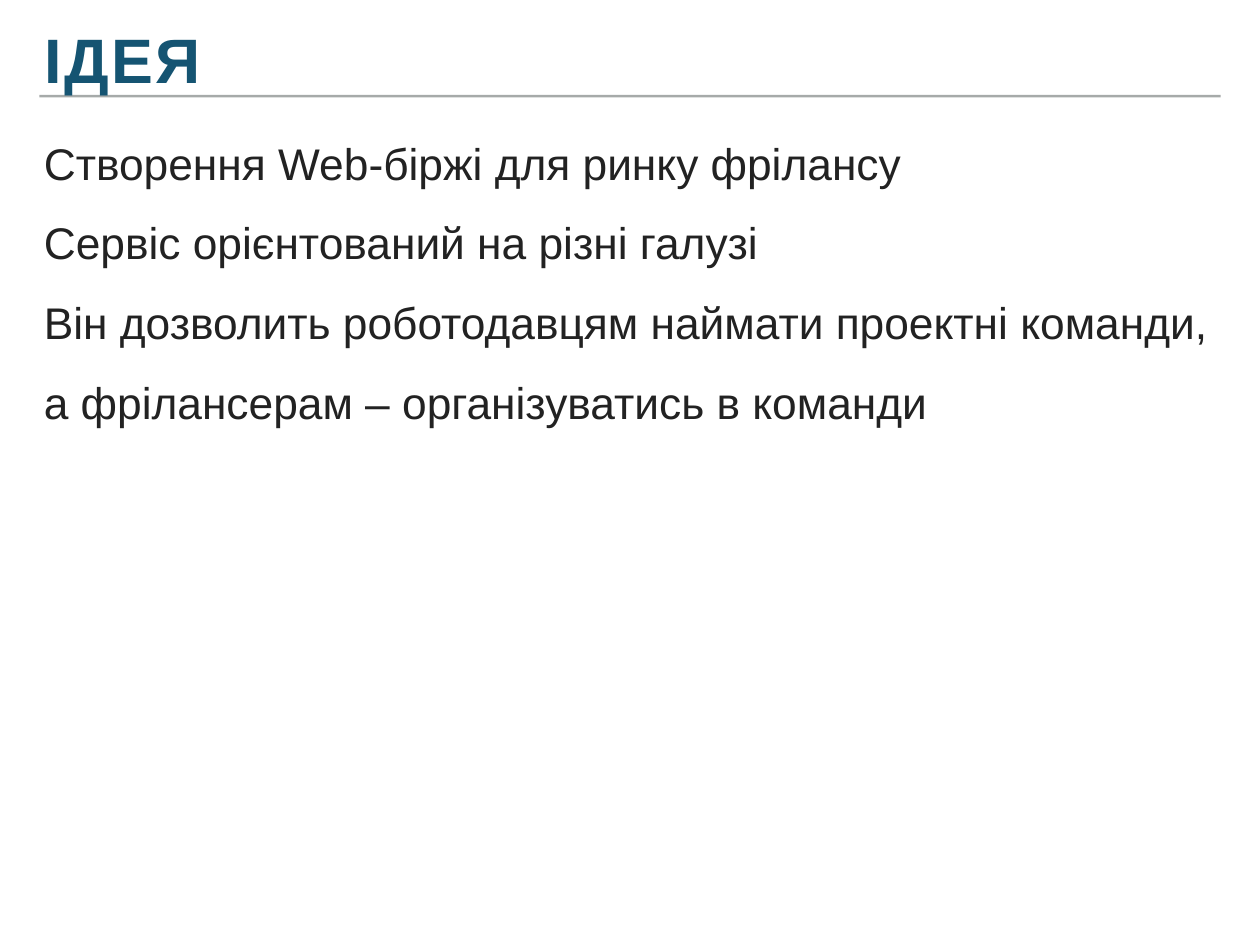
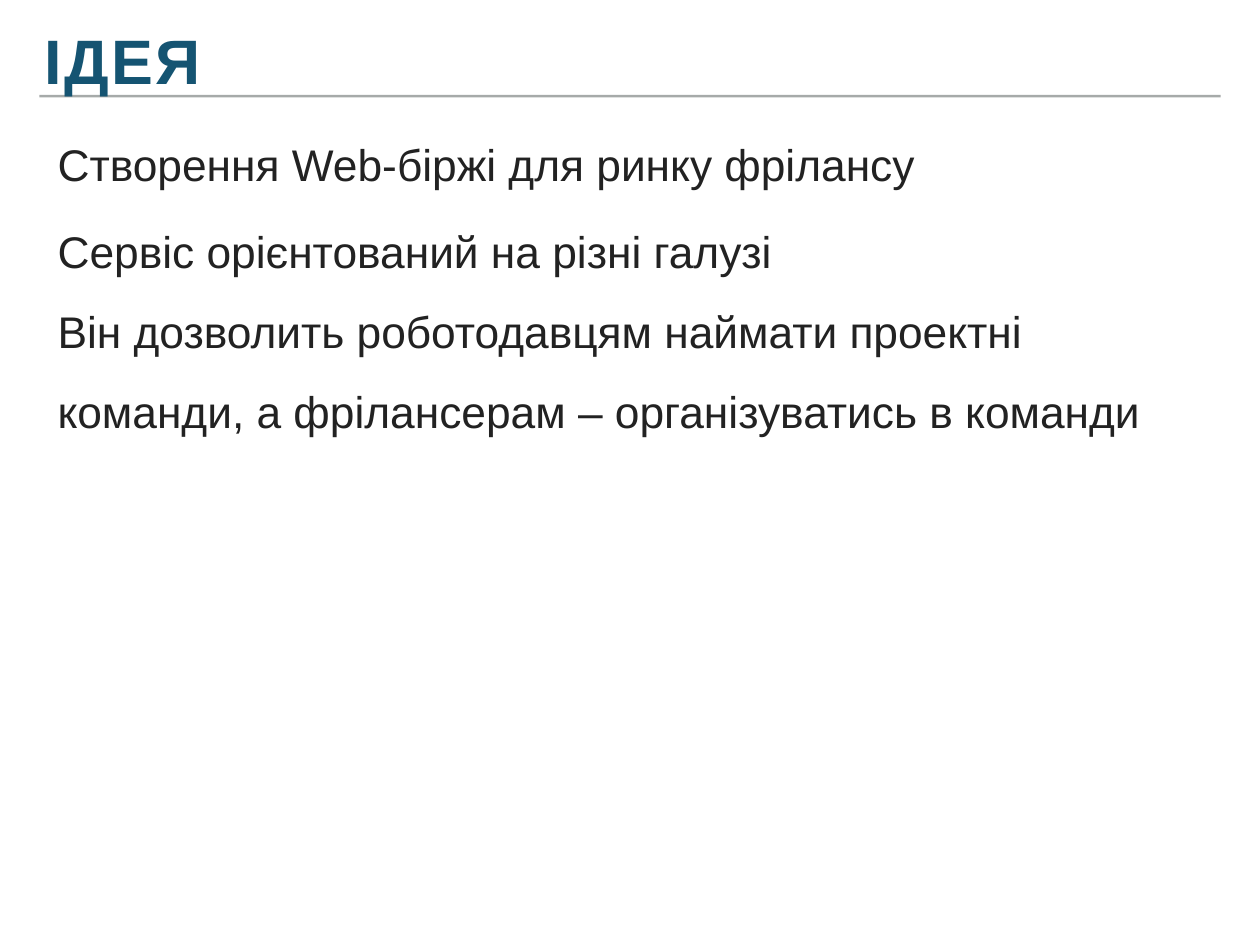
Before and after one commit to Frozen-Team/summercamp, a slide deck: slide 2 of presentation/Presentation_edited.pptx. Drawn at 1260x945 pixels with LibreOffice and Linux fonts; fonts in the diff are those of the drawing. Boxes give left, top, right and bottom in pixels: in the first picture for what was removed or moved away, otherwise in the second. Text is boxed around its words. In the diff, an @@ line names an element or a change of style, - is before the commit and + after.

```diff
--- a/presentation/Presentation_edited.pptx
+++ b/presentation/Presentation_edited.pptx
@@ text "Створення Web-біржі для ринку фрілансу": place and size @@
-text "Створення Web-біржі для ринку фрілансу" at bbox=[44, 147, 1207, 427]
+text "Створення Web-біржі для ринку фрілансу" at bbox=[58, 148, 1140, 436]
@@ text at bbox=[58, 148, 914, 277]: line spacing 1.5 to 1; more space between paragraphs @@
```
Also in this commit, not shown: 8 other slides changed.
